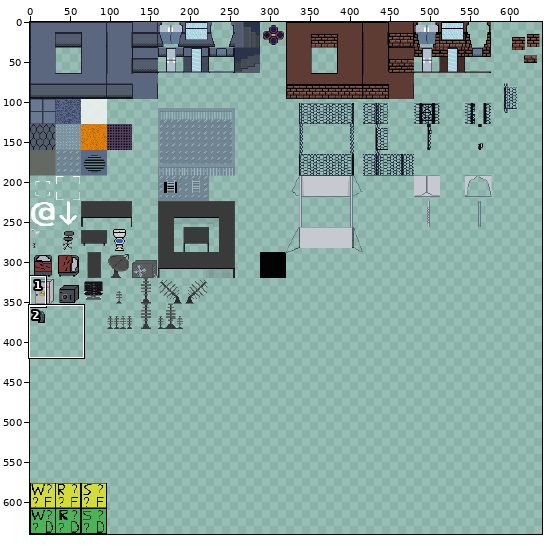
Two states of a sprite sheet, NamelessRogue/Content/Sprites/tileset2.png. Above: a wide view before the commit, with the close-up outlined.
Close-up. As it was:
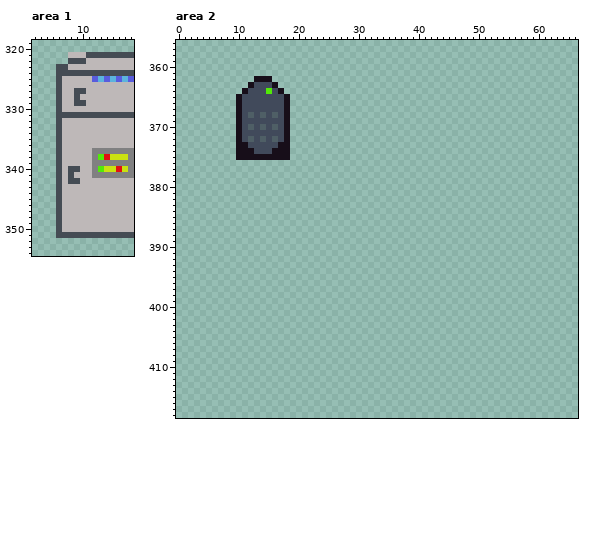
The file is 640x640 pixels. Pixels under 10% opacity are left out. Colours within 5 levels of each other are drawn and written as one. Shown: area 1: x 2..18, y 319..354; area 2: x 0..66, y 356..418. The commit also changed other parts of the picture, which this record leaves out.
The same view after the edit:
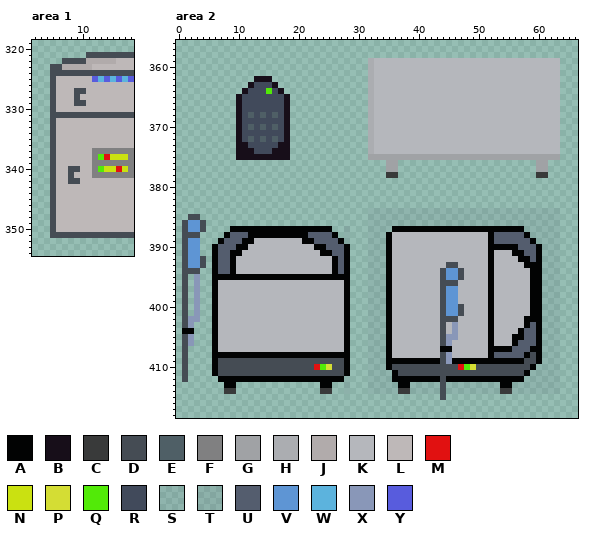
Palette (. is transparent): A #020303  B #170e19  C #393a3a  D #454c54  E #4f5f66  F #808081  G #a0a2a5  H #abadb1  J #b1abab  K #b5b7bc  L #beb8b8  M #e11111  N #cae111  P #d4dd34  Q #52ea08  R #414a5b  S #545d6e1a  T #545d6e23  U #545d6e  V #5e95d4  W #5cb3dd  X #8997b8  Y #585cdd
The edit:
Changed rows in their new state; - is an unchanged pixel.
Area 1:
first column x 5:
321 ---...-----
322 --D---JJJJJ
323 D-JJJJJ----
324 D----------
325 DL---------
326 DL---------
327 DL---------
328 DL---------
329 DL---------
330 DL---------
331 D----------
332 DL---------
333 DL---------
334 DL---------
335 DL---------
336 DL---------
337 DL---------
338 DL---------
339 DL---------
340 DL---------
341 DL---------
342 DL---------
343 DL---------
344 DL---------
345 DL---------
346 DL---------
347 DL---------
348 DL---------
349 DL---------
350 DL---------
351 D----------
Area 2:
first column x 32:
359 HKKKKKKKKKKKKKKKKKKKKKKKKKKKKKKK
360 HKKKKKKKKKKKKKKKKKKKKKKKKKKKKKKK
361 HKKKKKKKKKKKKKKKKKKKKKKKKKKKKKKK
362 HKKKKKKKKKKKKKKKKKKKKKKKKKKKKKKK
363 HKKKKKKKKKKKKKKKKKKKKKKKKKKKKKKK
364 HKKKKKKKKKKKKKKKKKKKKKKKKKKKKKKK
365 HKKKKKKKKKKKKKKKKKKKKKKKKKKKKKKK
366 HKKKKKKKKKKKKKKKKKKKKKKKKKKKKKKK
367 HKKKKKKKKKKKKKKKKKKKKKKKKKKKKKKK
368 HKKKKKKKKKKKKKKKKKKKKKKKKKKKKKKK
369 HKKKKKKKKKKKKKKKKKKKKKKKKKKKKKKK
370 HKKKKKKKKKKKKKKKKKKKKKKKKKKKKKKK
371 HKKKKKKKKKKKKKKKKKKKKKKKKKKKKKKK
372 HKKKKKKKKKKKKKKKKKKKKKKKKKKKKKKK
373 HKKKKKKKKKKKKKKKKKKKKKKKKKKKKKKK
374 HKKKKKKKKKKKKKKKKKKKKKKKKKKKKKKK
375 GGGGGGGGGGGGGGGGGGGGGGGGGGGGGGGG
376 ---GG-----------------------GG--
377 ---GG-----------------------GG--
378 ---CC-----------------------CC--
first column x 1:
384 -------------------------------SSSSSSSSSSSSSSSSSSSSSSSSSSSSSSSS
385 -DD----------------------------SSSSSSSSSSSSSSSSSSSSSSSSSSSSSSSS
386 DVVD---------------------------SSSSSSSSSSSSSSSSSSSSSSSSSSSSSSSS
387 DVVD----AAAAAAAAAAAAAAAAA--T---SSSSAAAAAAAAAAAAAAAAAAAAAASSSSSS
388 DDD----AUUUAAAAAAAAAAUUUUA-T---SSSAKKKKKKKKKKKKKKKKAUUUUUASSSSS
389 DVV---AUUUAAKKKKKKKKAAUUUUAT---SSSAKKKKKKKKKKKKKKKKAUUUUUUASSSS
390 DVV--AUUUAAKKKKKKKKKKKAAUUUA---SSSAKKKKKKKKKKKKKKKKAAAAAUUUASSS
391 DVV--AUUAAKKKKKKKKKKKKKAAUUA---SSSAKKKKKKKKKKKKKKKKAKKKAAUUASSS
392 DVVD-AUUAKKKKKKKKKKKKKKKKAUA---SSSAKKKKKKKKKKKKKKKKAKKKKAAUASSS
393 DVVD-AUUAKKKKKKKKKKKKKKKKAUA---SSSAKKKKKKKKKDDKKKKKAKKKKKAAASSS
394 DDD--AUUAKKKKKKKKKKKKKKKKAUA---SSSAKKKKKKKKDVVDKKKKAKKKKKKAASSS
395 D-X--AAAAAAAAAAAAAAAAAAAAAAA---SSSAKKKKKKKKDVVDKKKKAKKKKKKAASSS
396 D-X--AKKKKKKKKKKKKKKKKKKKKKA---SSSAKKKKKKKKDDDKKKKKAKKKKKKAASSS
397 D-X--AKKKKKKKKKKKKKKKKKKKKKA---SSSAKKKKKKKKDVVKKKKKAKKKKKKAASSS
398 D-X--AKKKKKKKKKKKKKKKKKKKKKA---SSSAKKKKKKKKDVVKKKKKAKKKKKKAASSS
399 D-X--AKKKKKKKKKKKKKKKKKKKKKA---SSSAKKKKKKKKDVVKKKKKAKKKKKKAASSS
400 D-X--AKKKKKKKKKKKKKKKKKKKKKA---SSSAKKKKKKKKDVVDKKKKAKKKKKKAASSS
401 D-X--AKKKKKKKKKKKKKKKKKKKKKA---SSSAKKKKKKKKDVVDKKKKAKKKKKKAASSS
402 DXX--AKKKKKKKKKKKKKKKKKKKKKA---SSSAKKKKKKKKDDDKKKKKAKKKKKAAASSS
403 DX---AKKKKKKKKKKKKKKKKKKKKKA---SSSAKKKKKKKKDKXKKKKKAKKKKKAUASSS
404 AA---AKKKKKKKKKKKKKKKKKKKKKA---SSSAKKKKKKKKDKXKKKKKAKKKKAUUASSS
405 DX---AKKKKKKKKKKKKKKKKKKKKKA---SSSAKKKKKKKKDXXKKKKKAKKKAAUUASSS
406 DX---AKKKKKKKKKKKKKKKKKKKKKA---SSSAKKKKKKKKDXKKKKKKAKKKAUUUASSS
407 D----AKKKKKKKKKKKKKKKKKKKKKA---SSSAKKKKKKKKAAKKKKKKAAAAUUUAASSS
408 D----AAAAAAAAAAAAAAAAAAAAAAA---SSSAKKKKKKKKDXKKKKKKAUUUUUADASSS
409 D----ADDDDDDDDDDDDDDDDDDDDDA---SSSAAAAAAAAADXAAAAAAAAAAAADDASSS
410 D----ADDDDDDDDDDDDDDDDMQPDDA---SSSADDDDDDDDDDDMQPDDDDDDDDDASSSS
411 D----ADDDDDDDDDDDDDDDDDDDDDA---SSSSADDDDDDDDDDDDDDDDDDDDDASSSSS
412 D-----AAAAAAAAAAAAAAAAAAAAAT---SSSSAAAAAAAADAAAAAAAAAAAAASSSSSS
413 -------AA--------------AA--T---SSSSSAASSSSSDSSSSSSSSSAASSSSSSSS
414 -------CC--------------CC--T---SSSSSCCSSSSSDSSSSSSSSSCCSSSSSSSS
415 -------------------------------------------D-------------------
